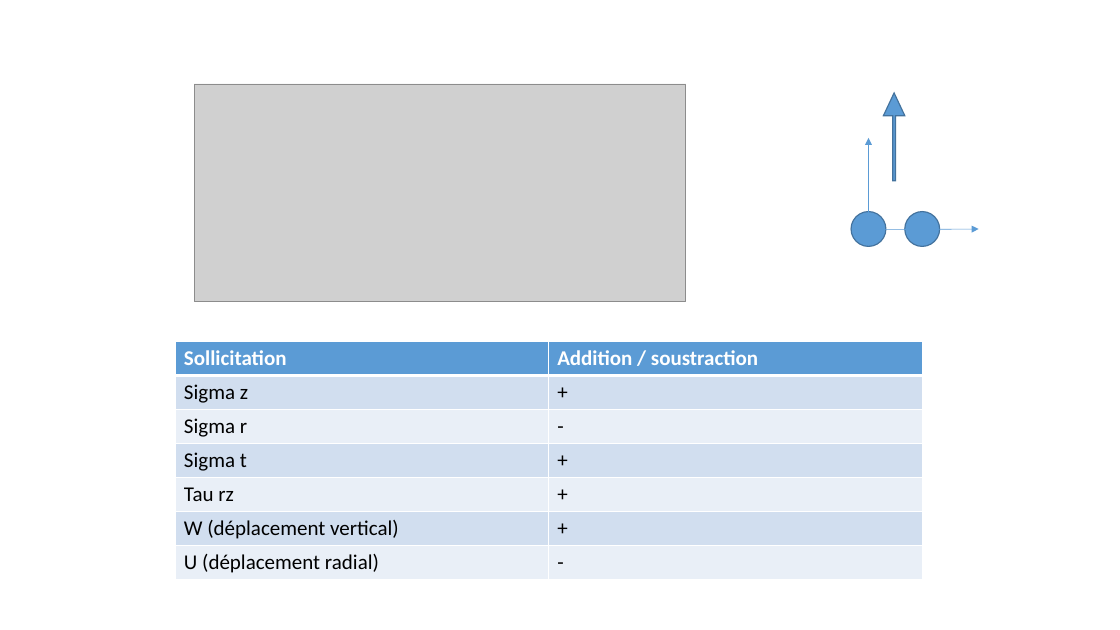
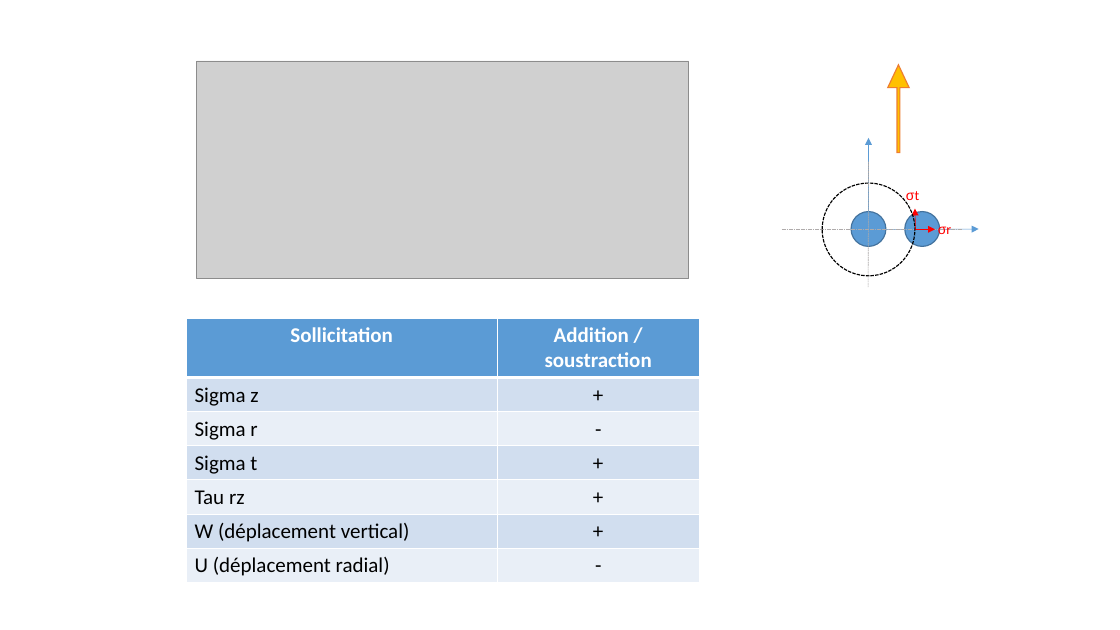
Before and after one commit to FredDuhart/PyAlize, a slide deck: slide 1 of docs/principes_burmister.pptx. Drawn at 1120x630 pixels with LibreOffice and Linux fonts; fonts in the diff are those of the drawing; grey boxes stand for pictures. Boxes give left, top, right and bottom in pixels: in the first picture for what was removed or moved away, otherwise in the second. Text is boxed around its words. In the diff, an @@ line names an element or a change of style, - is before the commit and + after.

```diff
--- a/docs/principes_burmister.pptx
+++ b/docs/principes_burmister.pptx
@@ picture: place and size @@
-picture at [194, 84, 686, 302]
+picture at [197, 61, 688, 279]
@@ right arrow: place and size @@
-right arrow at [884, 92, 905, 181]
+right arrow at [888, 65, 909, 153]
@@ right arrow at [888, 65, 909, 153]: fill #5B9BD5 to #FFC000; outline #43739E 1 pt to #ED7D31 1 pt @@
@@ group added at [782, 161, 962, 287]: 2 lines, 2 arrows, 2 texts, 1 ellipse @@
+σt
+σr
@@ table at [187, 318, 700, 581] @@
@@ alignment left to centre @@
@@ table: place and size @@
-table at [176, 341, 922, 580]
+table at [187, 318, 700, 581]
```
Also in this commit, not shown: 4 other files.
